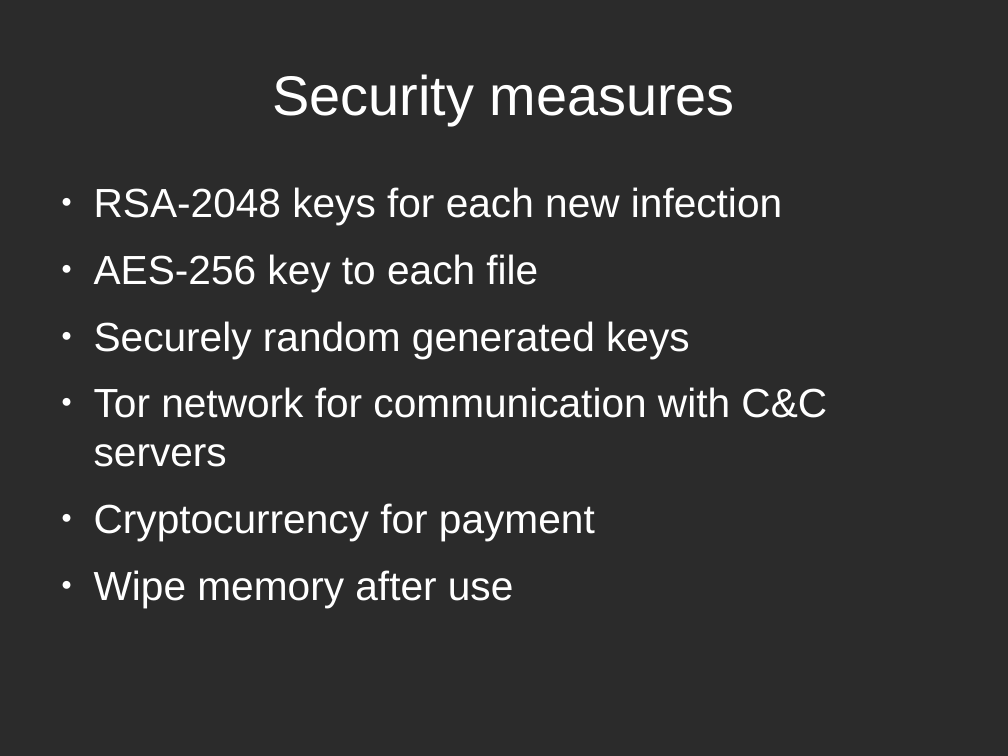
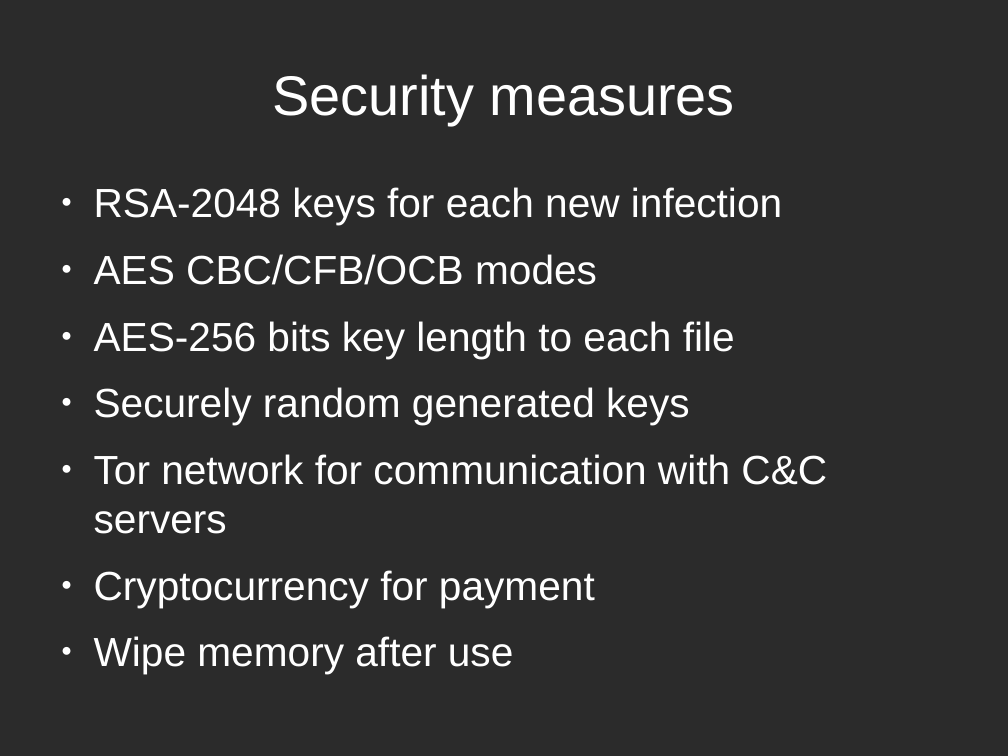
Before and after one commit to tarcisio-marinho/GonnaCry, a slide deck: slide 6 of Python/talk/na_beira_do_rio.odp (slide 4 before the commit). Drawn at 1008x756 pixels with LibreOffice and Linux fonts; fonts in the diff are those of the drawing; background and template pictures are left out; a plain dark background stands for a picture behind light text. Boxes give left, top, right and bottom in pixels: in the first picture for what was removed or moved away, otherwise in the second. Text is boxed around its words. In the diff, an @@ line names an element or a change of style, - is before the commit and + after.

```diff
--- a/Python/talk/na_beira_do_rio.odp
+++ b/Python/talk/na_beira_do_rio.odp
@@ text at (x1=94, y1=254, x2=735, y2=358): text changed @@
-● AES-256 key to each file
+● AES CBC/CFB/OCB modes
+● AES-256 bits key length to each file
```
Also in this commit, not shown: 5 other slides changed, 4 slides added.
